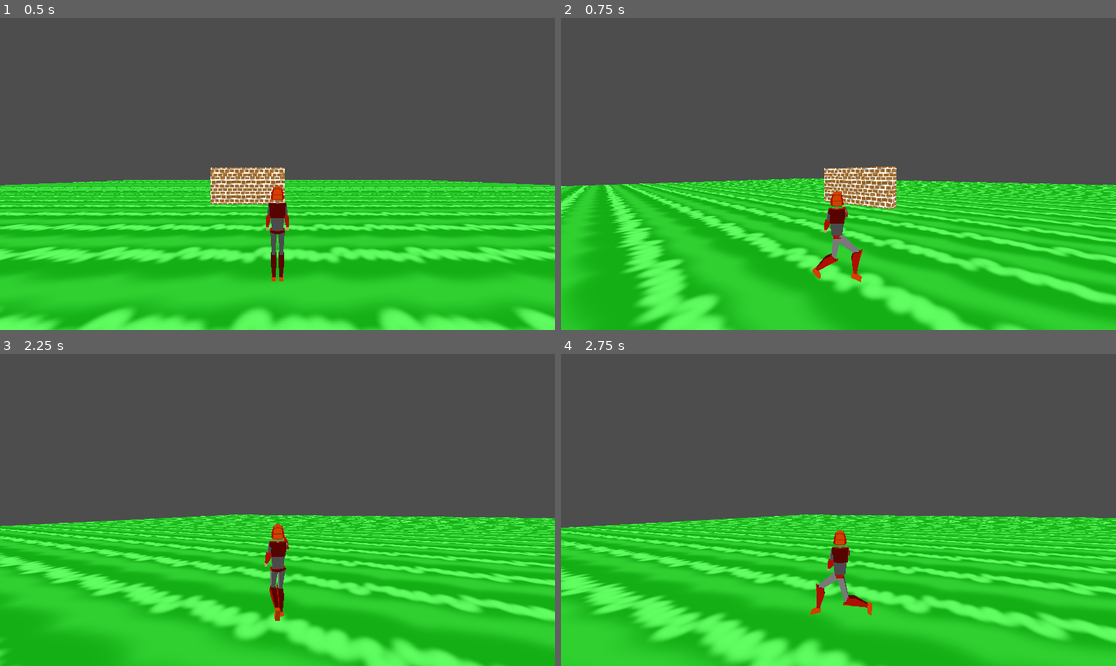
Above: before the commit, frames 1-4 (two rows, left to right).
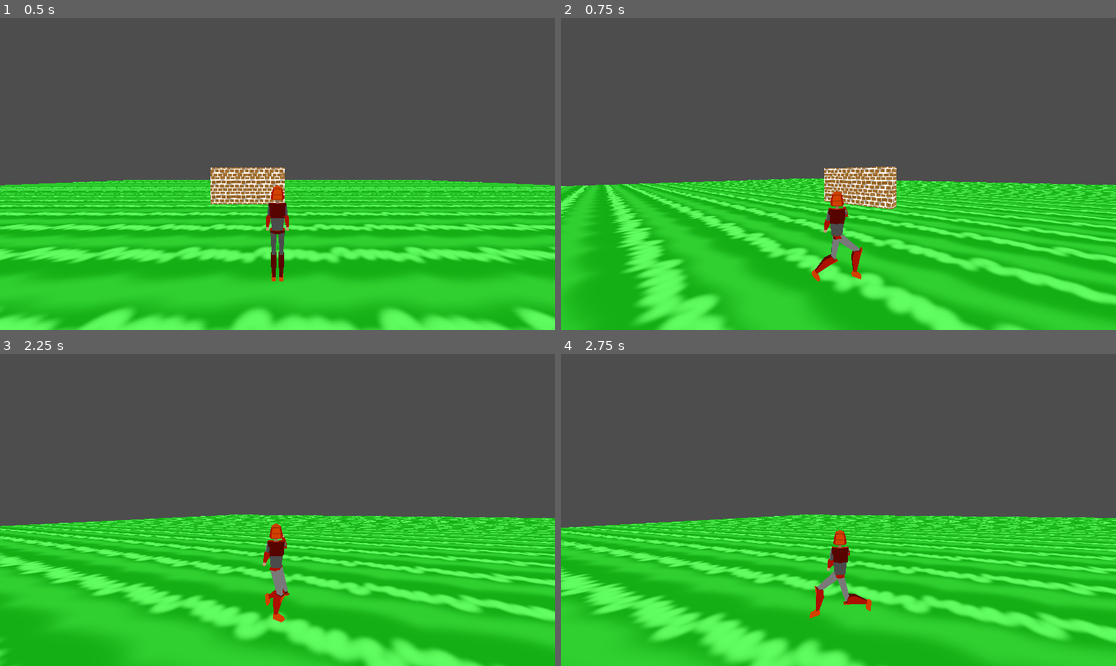
Above: after the commit, the same moments.

Repository: TheoLomeuBraga/new-tps-atempt
Game: Godot game, scene res://test_area/test_area.tscn
The game is run twice, just before and just after one commit, with the same random seed, the same clock (stepped at 60 frames per second) and the same inputs. The project has no main scene, so this scene is started directly.
Inputs (mouse positions are in pixels of both pictures, inside the frame that each line leads up to):
- Up to frame 1 (0.5 s): no input
- Up to frame 2 (0.75 s): tap Enter at 0.5 s; move the mouse to (810, 236) at 0.52 s; hold D (right) from 0.53 s (still down); click (810, 236) at 0.6 s
- Up to frame 3 (2.25 s): tap Space (jump) at 0.77, 1.52 s; move the mouse to (444, 556) at 1.27 s; right-click (444, 556) at 1.35 s; click (444, 556) at 1.55 s; move the mouse to (111, 463) at 2.02 s; release D (right) at 2.03 s; hold A (left) from 2.03 s (still down); tap W (foward) at 2.1 s
- Up to frame 4 (2.75 s): keep holding A (left); click (672, 463) at 2.3 s

Frame 1 is identical in both runs. In frame 2, 0.2% of the frame differs, in the area x 45-55%, y 55-85%; in frame 3, 0.6%, in the area x 47-53%, y 54-86%; in frame 4, 0.2%.

Commit message:
update rotation

Diff:
--- a/player/player.gd
+++ b/player/player.gd
@@ -58,6 +58,8 @@
 var shot_recently : float = 0.0
 var input_dir_on_jump : Vector2 = Vector2.ZERO
 
+const charter_rotation_speed : float = 10.0
+
 func animation_process(delta: float) -> void:
 
 	var input_dir : Vector2 = Input.get_vector("left", "right", "foward", "back")
@@ -82,10 +84,16 @@
 			#rotate
 
 			if input_dir.length() > 0.0:
-				player_model_rotation_basis.look_at(player_model_rotation_basis.global_position + Vector3(input_dir.x,0.0,input_dir.y))
+				player_model_rotation_basis.look_at(player_model_rotation_basis.global_position + (Vector3(input_dir.x,0.0,input_dir.y) - (camera_suport.basis.z * 0.2)))
 				player_model_rotation_basis.rotation.y += camera_suport.rotation.y + PI
-				player_model.rotation.y = rotate_toward(player_model.rotation.y,player_model_rotation_basis.rotation.y,10.0 * delta)
-				player_model.rotation.y = max(player_model.rotation.y-(PI/2.0),min(player_model.rotation.y+(PI/2.0),player_model.rotation.y))
+
+				player_model.rotation.y = rotate_toward(player_model.rotation.y,player_model_rotation_basis.rotation.y,charter_rotation_speed * delta)
+
+				if player_model.rotation.y < player_model.rotation.y-(PI/2.0):
+					player_model.rotation.y = - player_model.rotation.y
+
+				if player_model.rotation.y > player_model.rotation.y+(PI/2.0):
+					player_model.rotation.y = - player_model.rotation.y
 
 
 				player_model_rotation_basis.look_at(player_model_rotation_basis.global_position + camera_suport.transform.basis.z)
@@ -96,10 +104,10 @@
 			else:
 
 				player_model_rotation_basis.look_at(player_model_rotation_basis.global_position + camera_suport.basis.z)
-				player_model.rotation.y = rotate_toward(player_model.rotation.y,player_model_rotation_basis.rotation.y,10.0 * delta)
+				player_model.rotation.y = rotate_toward(player_model.rotation.y,player_model_rotation_basis.rotation.y,charter_rotation_speed * delta)
 
 
-				player_model.waist_rotation = rotate_toward(player_model.waist_rotation,0.0,10.0 * delta)
+				player_model.waist_rotation = rotate_toward(player_model.waist_rotation,0.0,charter_rotation_speed * delta)
 
 
 
@@ -116,9 +124,9 @@
 			if input_dir.length() > 0.0:
 				player_model_rotation_basis.look_at(player_model_rotation_basis.global_position + Vector3(input_dir.x,0.0,input_dir.y))
 				player_model_rotation_basis.rotation.y += camera_suport.rotation.y + PI
-				player_model.rotation.y = rotate_toward(player_model.rotation.y,player_model_rotation_basis.rotation.y,10.0 * delta)
+				player_model.rotation.y = rotate_toward(player_model.rotation.y,player_model_rotation_basis.rotation.y,charter_rotation_speed * delta)
 
-			player_model.waist_rotation = rotate_toward(player_model.waist_rotation,0.0,10.0 * delta)
+			player_model.waist_rotation = rotate_toward(player_model.waist_rotation,0.0,charter_rotation_speed * delta)
 
 			player_model.leg_estate = PlayerModel.LegEstate.FLOOR
 			player_model.arm_estate = PlayerModel.ArmEstate.NORMAL
@@ -129,7 +137,7 @@
 		player_model_rotation_basis.rotation.y += camera_suport.rotation.y + PI
 		player_model.rotation.y = player_model_rotation_basis.rotation.y
 
-		player_model.waist_rotation = rotate_toward(player_model.waist_rotation,0.0,10.0 * delta)
+		player_model.waist_rotation = rotate_toward(player_model.waist_rotation,0.0,charter_rotation_speed * delta)
 
 		player_model.leg_estate = PlayerModel.LegEstate.AIR
 		player_model.arm_estate = PlayerModel.ArmEstate.AIR
